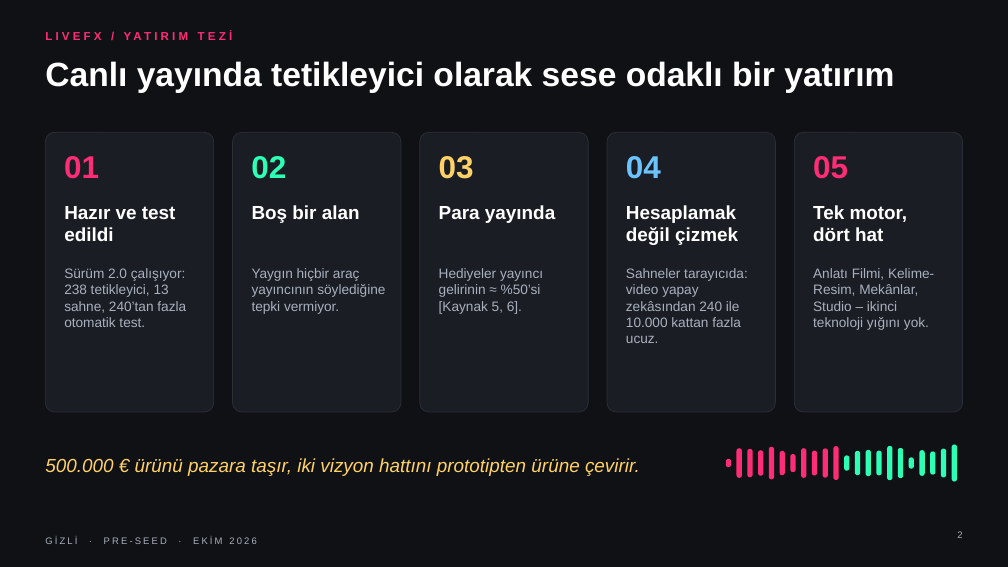
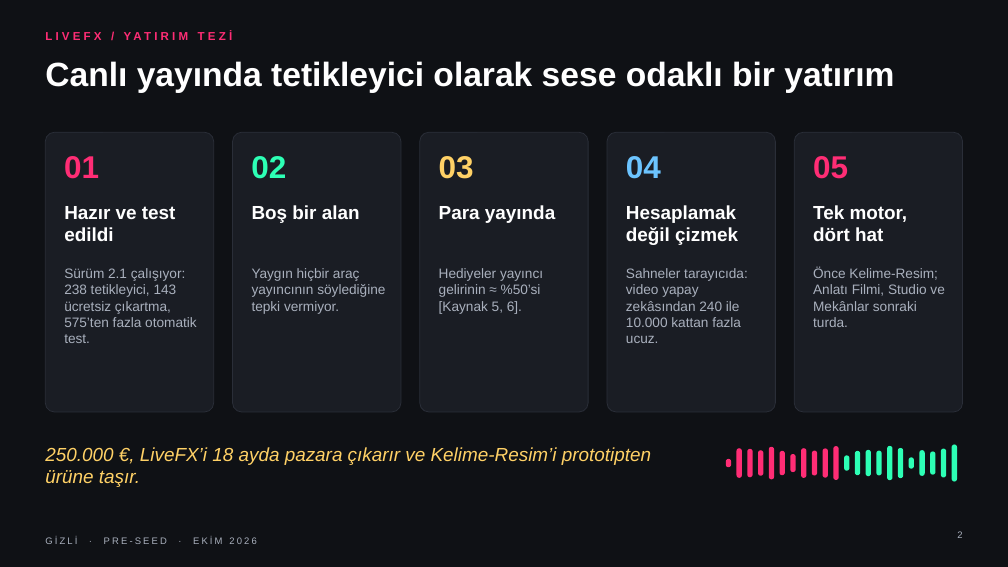
Before and after one commit to fatmaku/Notion, a slide deck: slide 2 of investor/LiveFX_Investor_Deck_TR.pptx. Drawn at 1008x567 pixels with LibreOffice and Linux fonts; fonts in the diff are those of the drawing. Boxes give left, top, right and bottom in pixels: in the first picture for what was removed or moved away, otherwise in the second. Text is boxed around its words. In the diff, an @@ line names an element or a change of style, - is before the commit and + after.

```diff
--- a/investor/LiveFX_Investor_Deck_TR.pptx
+++ b/investor/LiveFX_Investor_Deck_TR.pptx
@@ text at box(64, 268, 197, 343): text changed @@
-Sürüm 2.0 çalışıyor: 238 tetikleyici, 13 sahne, 240’tan fazla otomatik test.
+Sürüm 2.1 çalışıyor: 238 tetikleyici, 143 ücretsiz çıkartma, 575’ten fazla otomatik test.
@@ text at box(813, 267, 944, 327): text changed @@
-Anlatı Filmi, Kelime-Resim, Mekânlar, Studio – ikinci teknoloji yığını yok.
+Önce Kelime-Resim; Anlatı Filmi, Studio ve Mekânlar sonraki turda.
@@ text at box(45, 447, 651, 487): text changed @@
-500.000 € ürünü pazara taşır, iki vizyon hattını prototipten ürüne çevirir.
+250.000 €, LiveFX’i 18 ayda pazara çıkarır ve Kelime-Resim’i prototipten ürüne taşır.
```
Also in this commit, not shown: 8 other slides changed, 2 slides added, 1 slide removed, 36 other files.
